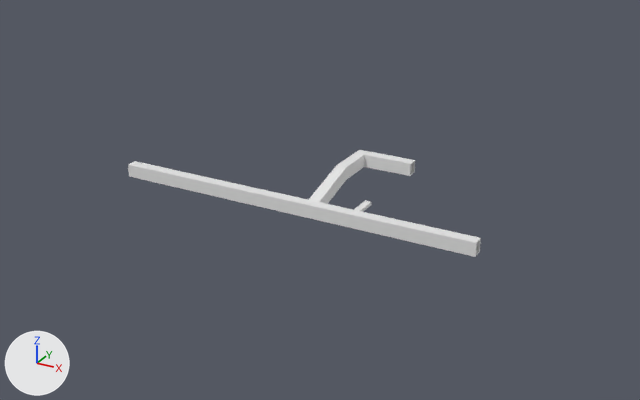
An edit to the Blender file missile_silo/Assets/Blender/BUNKER.blend, drawn before and after from the same camera.
The view is the same before and after, from a 50 mm lens placed at (103.6, -114.6, 67.7), pointed at (46.9, -11.6, 16.2). The axes (+X, +Y, +Z) are drawn at lower left. The lights are the same throughout.

Names of what the first picture shows: 'Vents1'.
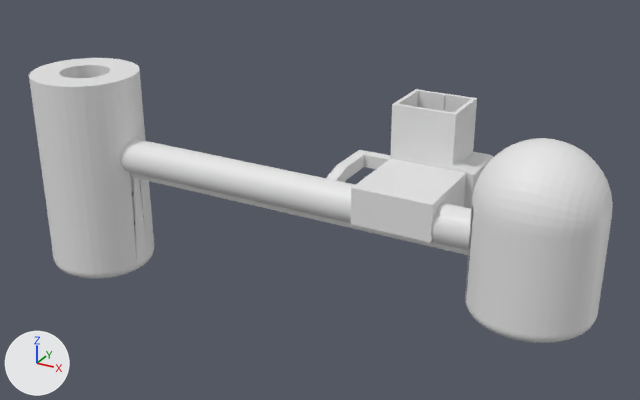
Boxes [x1, y1, x2, y2] around the edits, measured in the pictures (640 x 400 px):
'INTRUDERMAP BELOW', shown
    after: [29, 58, 613, 343]
'Vents1', unchanged, covered by the edit
    before: [128, 150, 481, 257]
    after: [130, 150, 471, 256]

Edits to the bpy script that builds the scene:
```text
Change ob_intrudermap_below:
    remove ob_intrudermap_below.hide_set(True)
```
